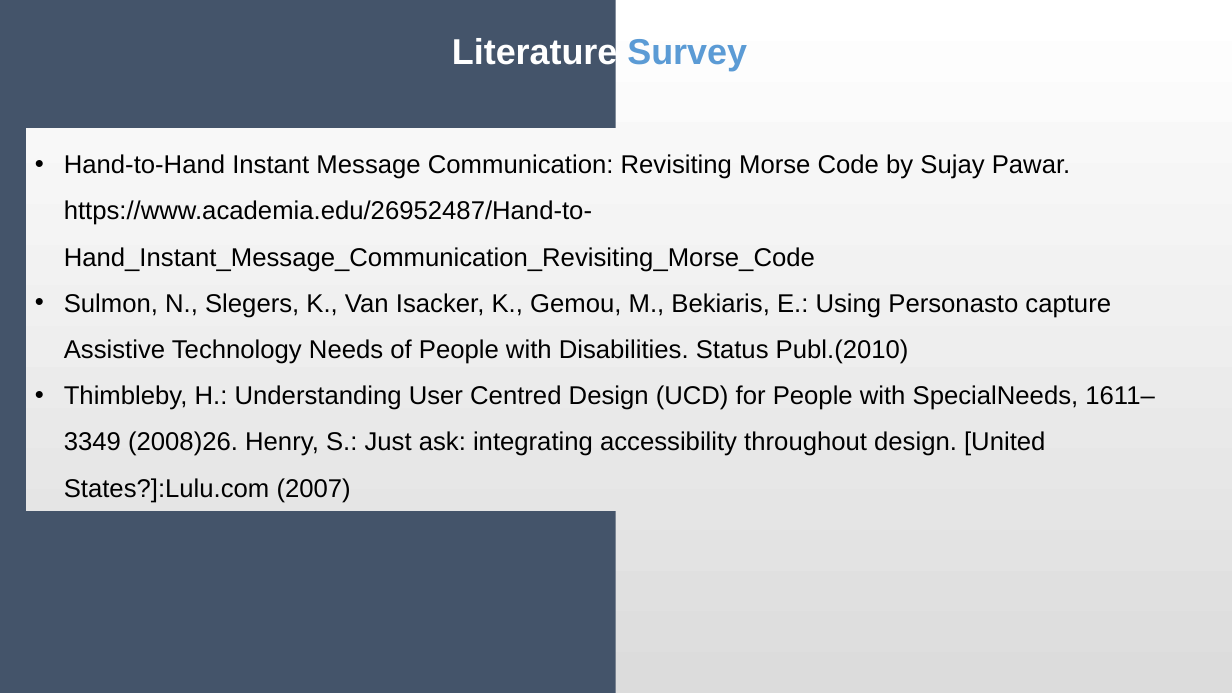
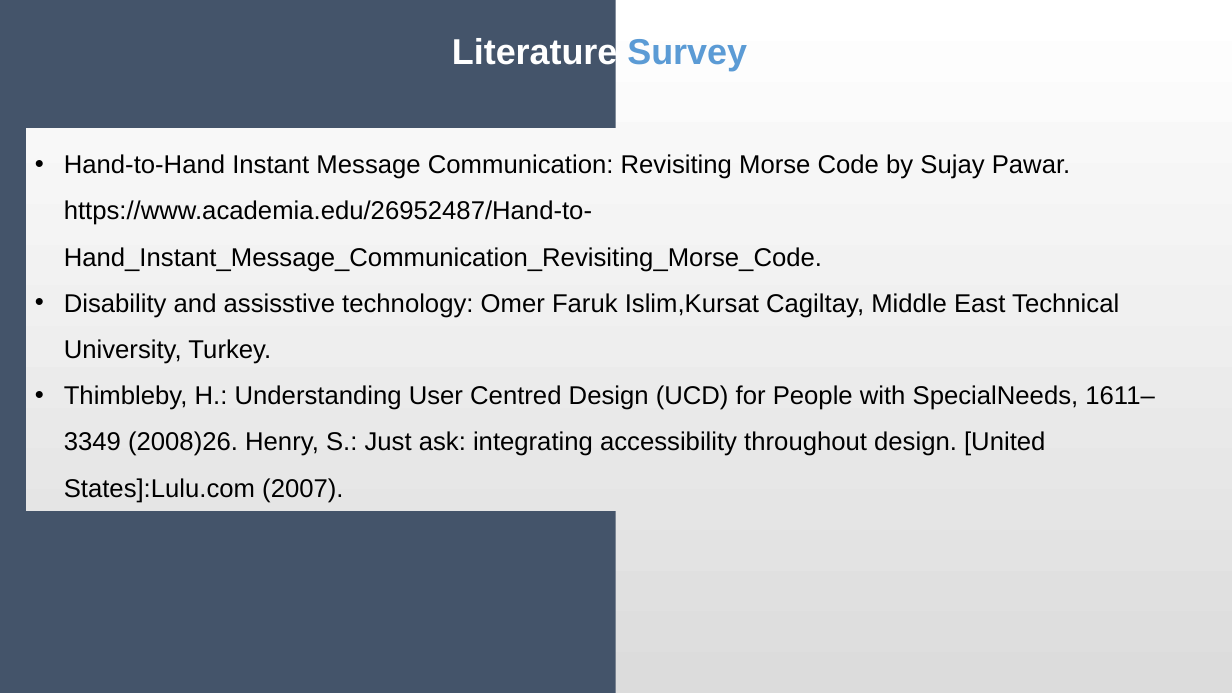
Before and after one commit to Durgnan/Final_Year_Project, a slide deck: slide 7 of Phase PPT/Durgesh Nandan/0th Phase/SakshamPPT.pptx. Drawn at 1232x693 pixels with LibreOffice and Linux fonts; fonts in the diff are those of the drawing. Boxes give left, top, right and bottom in pixels: in the first picture for what was removed or moved away, otherwise in the second. Text is boxed around its words. In the diff, an @@ line names an element or a change of style, - is before the commit and + after.

Commit message:
Synopsis added and PPT Refinalized

```diff
--- a/Phase PPT/Durgesh Nandan/0th Phase/SakshamPPT.pptx
+++ b/Phase PPT/Durgesh Nandan/0th Phase/SakshamPPT.pptx
@@ text in rectangle at [64,154,1155,503]: text changed @@
-• Hand-to-Hand Instant Message Communication: Revisiting Morse Code by Sujay Pawar. https://www.academia.edu/26952487/Hand-to-Hand_Instant_Message_Communication_Revisiting_Morse_Code
-• Sulmon, N., Slegers, K., Van Isacker, K., Gemou, M., Bekiaris, E.: Using Personasto capture Assistive Technology Needs of People with Disabilities. Status Publ.(2010)
-• Thimbleby, H.: Understanding User Centred Design (UCD) for People with SpecialNeeds, 1611–3349 (2008)26. Henry, S.: Just ask: integrating accessibility throughout design. [United States?]:Lulu.com (2007)
+• Hand-to-Hand Instant Message Communication: Revisiting Morse Code by Sujay Pawar. https://www.academia.edu/26952487/Hand-to-Hand_Instant_Message_Communication_Revisiting_Morse_Code.
+• Disability and assisstive technology: Omer Faruk Islim,Kursat Cagiltay, Middle East Technical University, Turkey.
+• Thimbleby, H.: Understanding User Centred Design (UCD) for People with SpecialNeeds, 1611–3349 (2008)26. Henry, S.: Just ask: integrating accessibility throughout design. [United States]:Lulu.com (2007).
```
Also in this commit, not shown: 1 other file.
